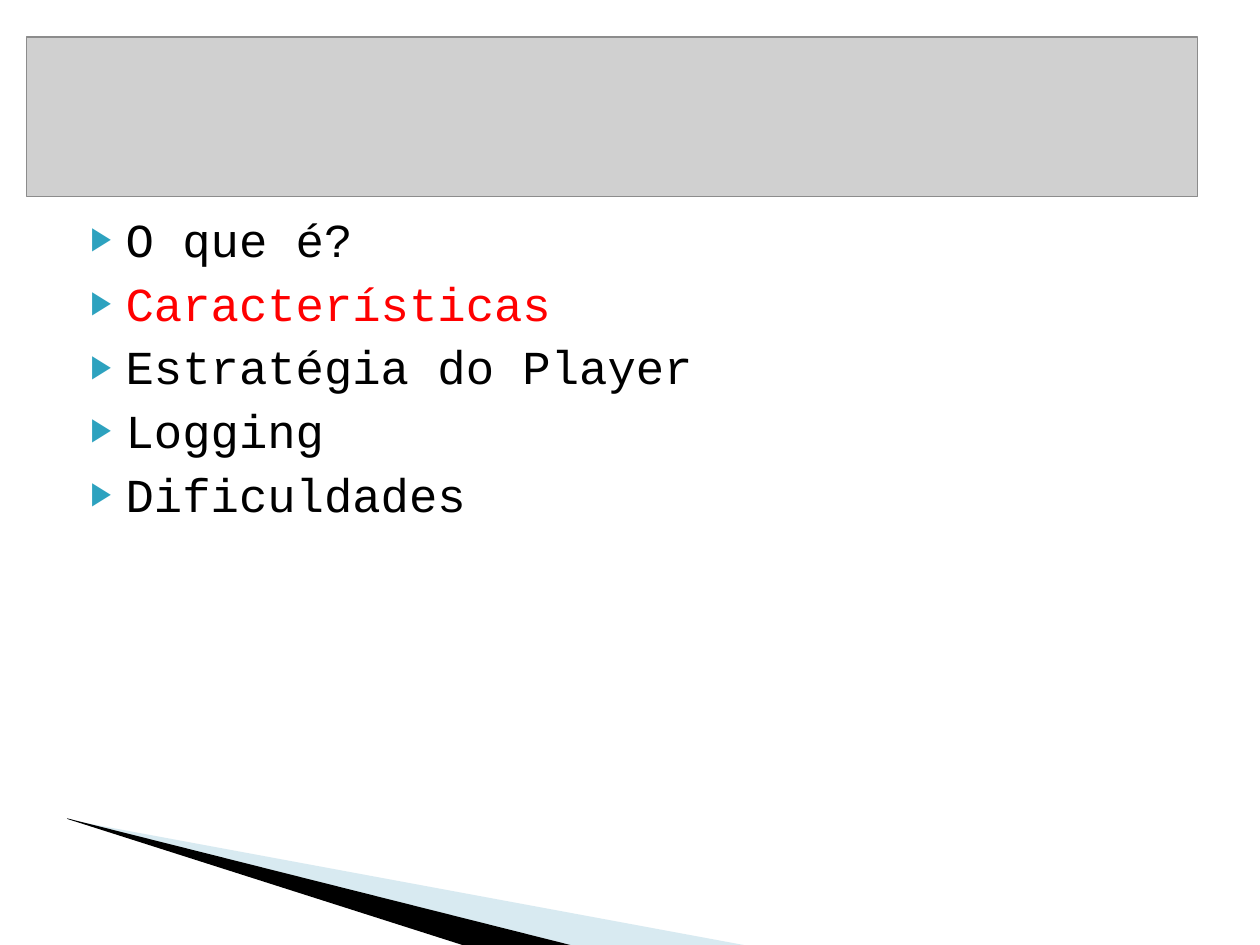
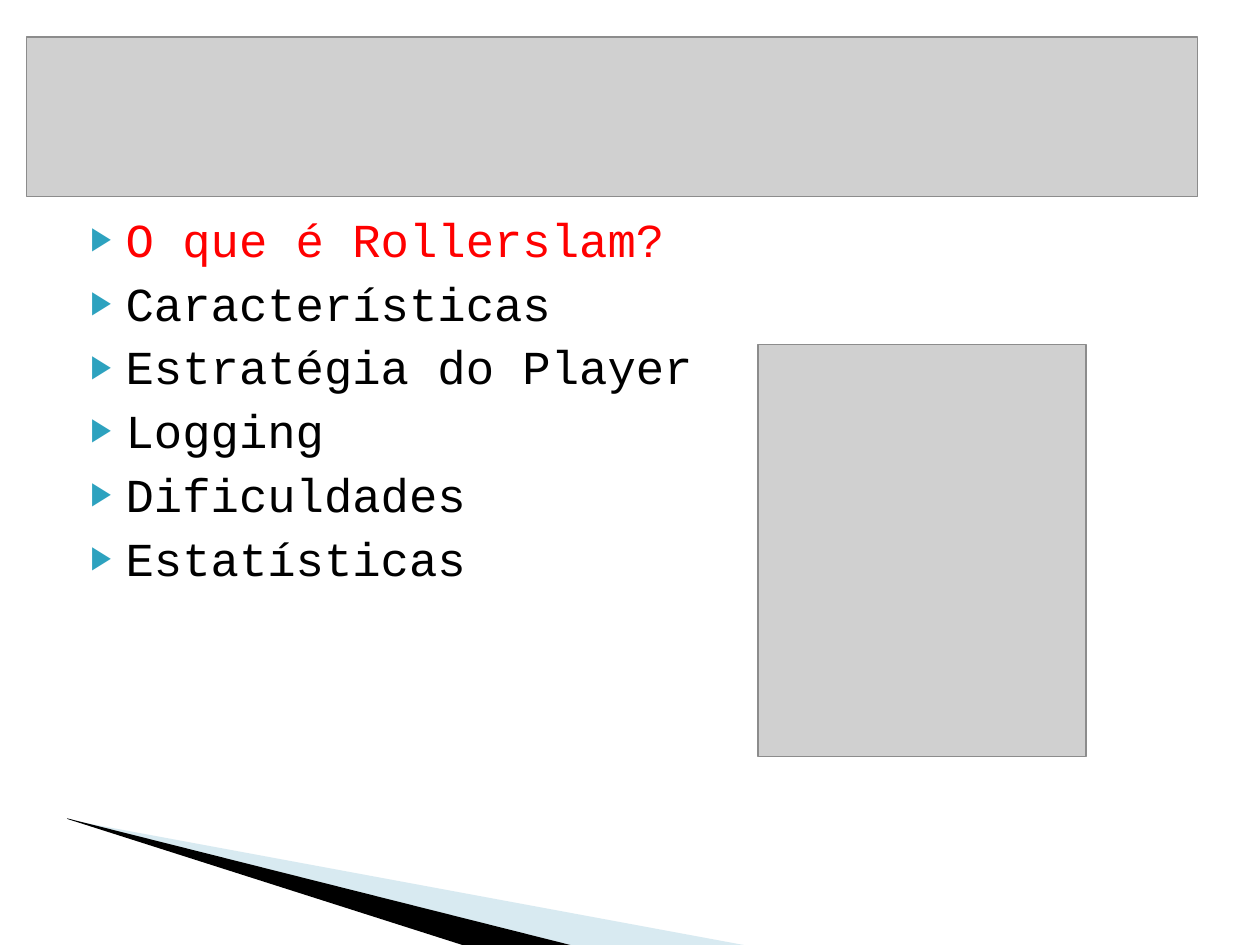
Before and after one commit to krishprince/rollerslam, a slide deck: slide 3 of docs/PresentationAgentes.ppt (slide 5 before the commit). Drawn at 1260x945 pixels with LibreOffice and Linux fonts; fonts in the diff are those of the drawing; grey boxes stand for pictures; background and template pictures are left out. Boxes give left, top, right and bottom in pixels: in the first picture for what was removed or moved away, otherwise in the second. Text is boxed around its words. In the diff, an @@ line names an element or a change of style, - is before the commit and + after.

```diff
--- a/docs/PresentationAgentes.ppt
+++ b/docs/PresentationAgentes.ppt
@@ text at [126,223,664,267]: text changed; text colour #000000 to #FF0000 @@
-▶ O que é?
+▶ O que é Rollerslam?
@@ text at [126,287,551,322]: text colour #FF0000 to #000000 in "Características" @@
@@ picture added at [759,344,1086,756] @@
@@ text at [126,542,466,577]: paragraph added @@
+▶ Estatísticas
```
Also in this commit, not shown: 16 other slides changed, 9 slides added, 2 slides removed.
